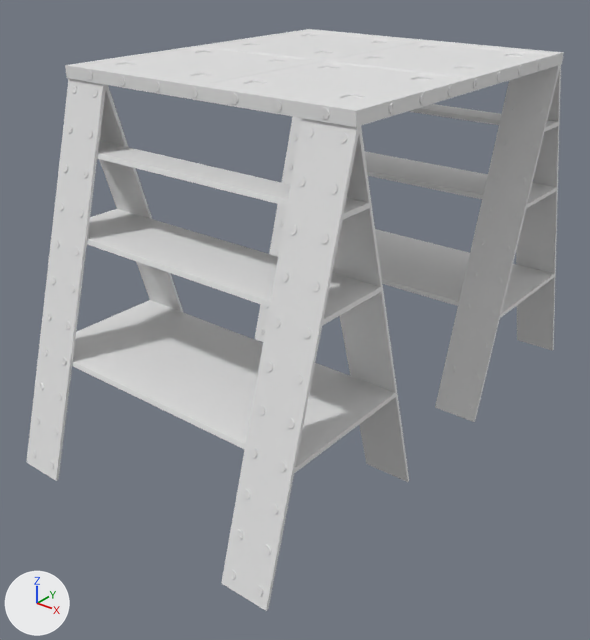
Two versions of the FBX model Assets/Models/Box1.fbx, one commit apart.
Before and after are seen from a 50 mm lens placed at (7.99, -10.84, 1.63), pointed at (-0.05, -0.8, -4.6). Lighting does not change. The marker at lower left points along +X, +Y and +Z. The older version comes first. Where no turn or scale is listed for an object, it has been applied to the vertices.

The first picture shows 'Base', 'ScrewDiagonal.001', 'ScrewHorizontal', 'ScrewHorizontal.001', 'Support'.
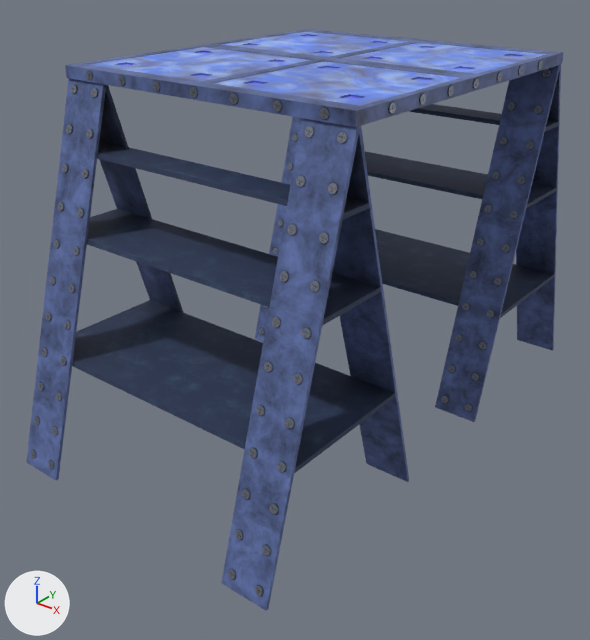
Changed parts and their boxes (x1, y1, x2, y2) in the pictures (590 x 640 px):
'Support', recoloured (white to blue): (26, 65, 561, 611) in both
'Base', recoloured (white to blue): (65, 29, 564, 127) in both
'ScrewDiagonal.001', recoloured: (31, 69, 551, 596) in both
'ScrewHorizontal.001', recoloured: (86, 71, 329, 119) in both
'ScrewHorizontal', recoloured: (388, 60, 543, 114) in both

Patch to the scene script:
```diff
--- a/Assets/Models/Box1.fbx.py
+++ b/Assets/Models/Box1.fbx.py
@@ img_box1screwdiagonal_png @@
+img_box1screwdiagonal_png = load_image('Box1ScrewDiagonal.png', 'textures/Box1ScrewDiagonal.png', 2048, 2048, 'sRGB')
@@ img_box1support_png @@
+img_box1support_png = load_image('Box1Support.png', 'textures/Box1Support.png', 2048, 2048, 'sRGB')
@@ img_box1base_png @@
+img_box1base_png = load_image('Box1Base.png', 'textures/Box1Base.png', 2048, 2048, 'sRGB')
@@ img_box1screw2_png @@
+img_box1screw2_png = load_image('Box1Screw2.png', 'textures/Box1Screw2.png', 2048, 2048, 'sRGB')
@@ mat_screwdiagonalbaked @@
+mat_screwdiagonalbaked = principled_material('ScrewDiagonalBaked')
+mat_screwdiagonalbaked.texture = img_box1screwdiagonal_png  # with its transparency
+mat_screwdiagonalbaked.metallic = 1.0
+mat_screwdiagonalbaked.roughness = 0.445
@@ mat_supportbaked @@
+mat_supportbaked = principled_material('SupportBaked')
+mat_supportbaked.texture = img_box1support_png  # with its transparency
+mat_supportbaked.roughness = 0.711
@@ mat_basebaked @@
+mat_basebaked = principled_material('BaseBaked')
+mat_basebaked.texture = img_box1base_png  # with its transparency
+mat_basebaked.roughness = 0.51
@@ mat_screw2baked @@
+mat_screw2baked = principled_material('Screw2Baked')
+mat_screw2baked.texture = img_box1screw2_png  # with its transparency
+mat_screw2baked.metallic = 1.0
+mat_screw2baked.roughness = 0.636
@@ me_circle_002 @@
 me_circle_002.from_pydata(...)  # 14432 vertices, 12760 faces; spans x -4.57..0.57, y -1.71..5.86, z -5.78..0.07
+me_circle_002.materials.append(mat_screw2baked)  # picture img_box1screw2_png
@@ me_cube_001 @@
 me_cube_001.from_pydata(...)  # 2730 vertices, 2791 faces; spans x -0.98..0.98, y -0.52..0.52, z -0.02..0.0
-me_cube_001.materials.append(mat_colorgrid_001)  # white #e7e7e7
+me_cube_001.materials.append(mat_basebaked)  # picture img_box1base_png
@@ me_cube_004 @@
 me_cube_004.from_pydata(...)  # 1704 vertices, 1668 faces; spans x -4.55..0.77, y -1.89..7.55, z -2.42..3.67
-me_cube_004.materials.append(mat_colorgrid_001)  # white #e7e7e7
+me_cube_004.materials.append(mat_supportbaked)  # picture img_box1support_png
@@ me_circle_006 @@
 me_circle_006.from_pydata(...)  # 2296 vertices, 2030 faces; spans x -4.38..0.07, y -6.0..0.01, z -0.06..0.08
+me_circle_006.materials.append(mat_screwdiagonalbaked)  # picture img_box1screwdiagonal_png
@@ me_circle_003 @@
 me_circle_003.from_pydata(...)  # 2296 vertices, 2030 faces; spans x -5.34..0.01, y -0.07..4.38, z -0.06..0.08
+me_circle_003.materials.append(mat_screwdiagonalbaked)  # picture img_box1screwdiagonal_png
```
